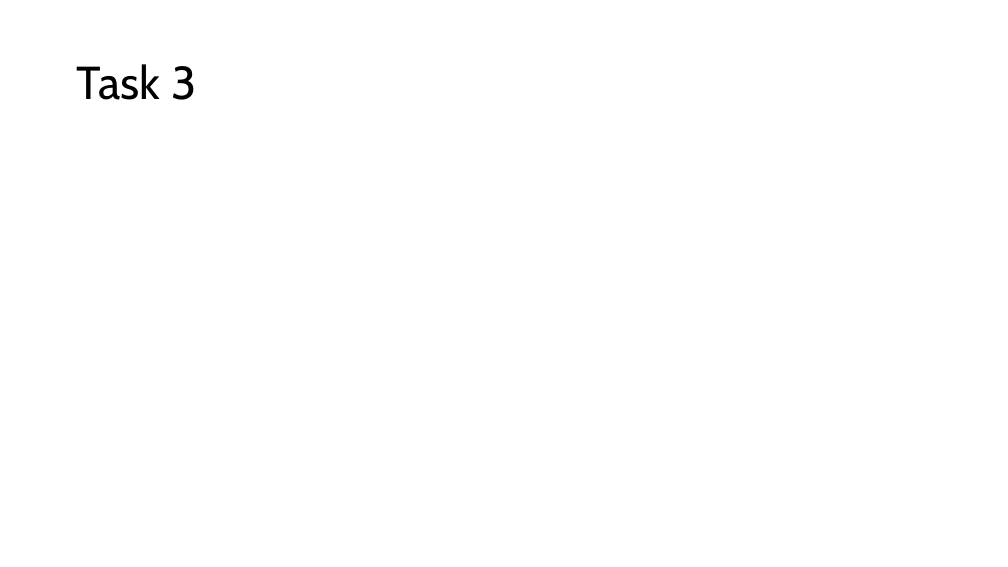
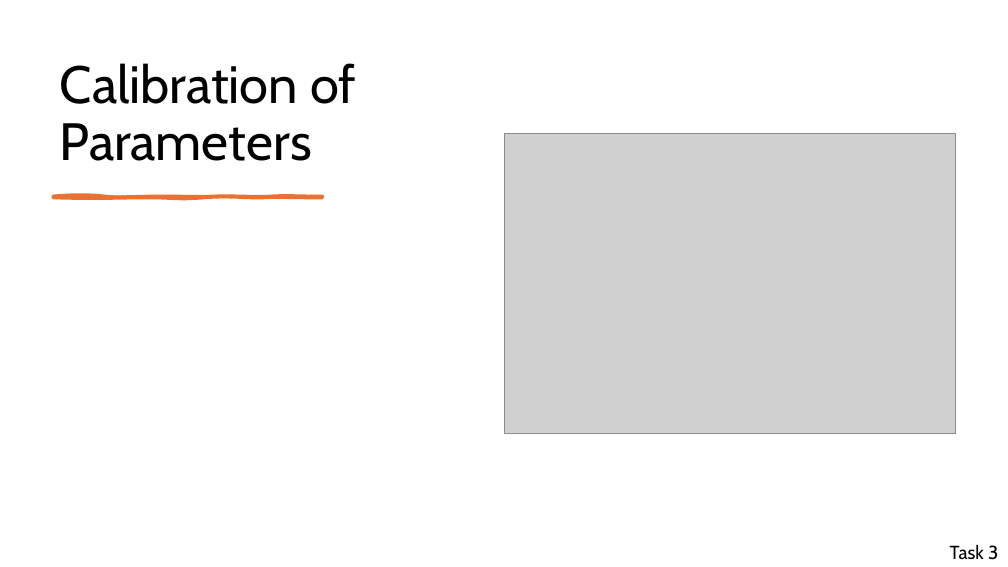
Before and after one commit to millas1/modsim, a slide deck: slide 10 of modsimpresentation.pptx (slide 9 before the commit). Drawn at 1008x567 pixels with LibreOffice and Linux fonts; fonts in the diff are those of the drawing; grey boxes stand for pictures. Boxes give left, top, right and bottom in pixels: in the first picture for what was removed or moved away, otherwise in the second. Text is boxed around its words. In the diff, an @@ line names an element or a change of style, - is before the commit and + after.

```diff
--- a/modsimpresentation.pptx
+++ b/modsimpresentation.pptx
@@ title added at box(60, 63, 356, 161), 50 pt, text #000000 @@
+Calibration of Parameters
@@ picture added at box(504, 133, 956, 433) @@
@@ freeform shape added at box(53, 197, 322, 198), fill #E97132, outline #E97132 3 pt @@
@@ text "Task 3": place and size @@
-text "Task 3" at box(77, 64, 196, 100)
+text "Task 3" at box(950, 544, 998, 560)
@@ text "Task 3" at box(950, 544, 998, 560): size 44 to 18 pt; line spacing 0.9 to 1; more space between paragraphs; vertical alignment middle to top @@
```
Also in this commit, not shown: 8 other slides changed, 8 slides added, 3 slides removed.
